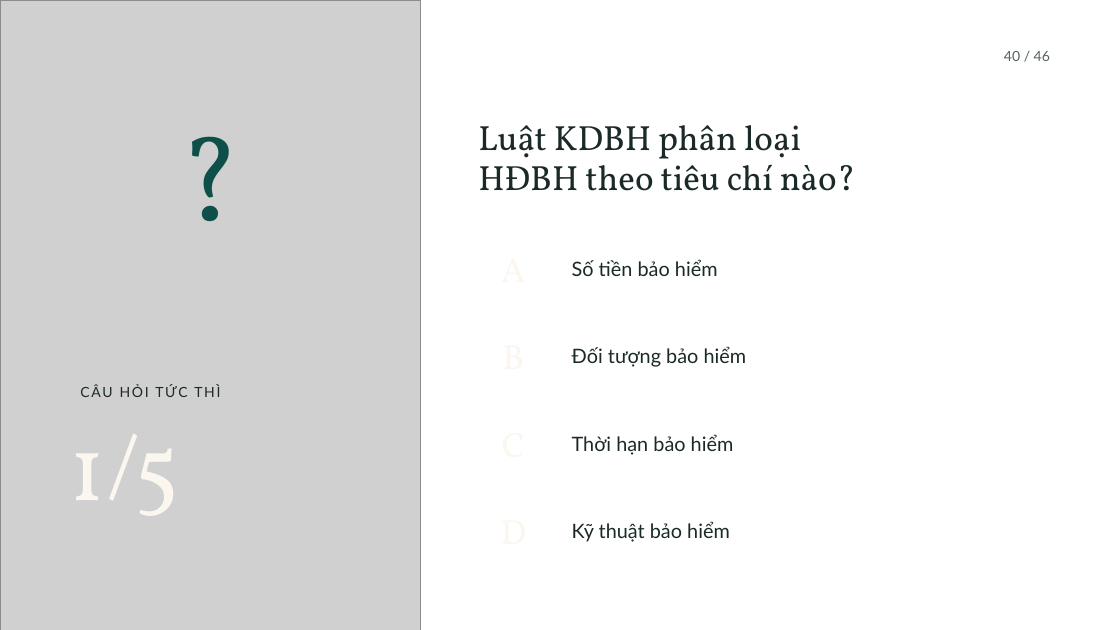
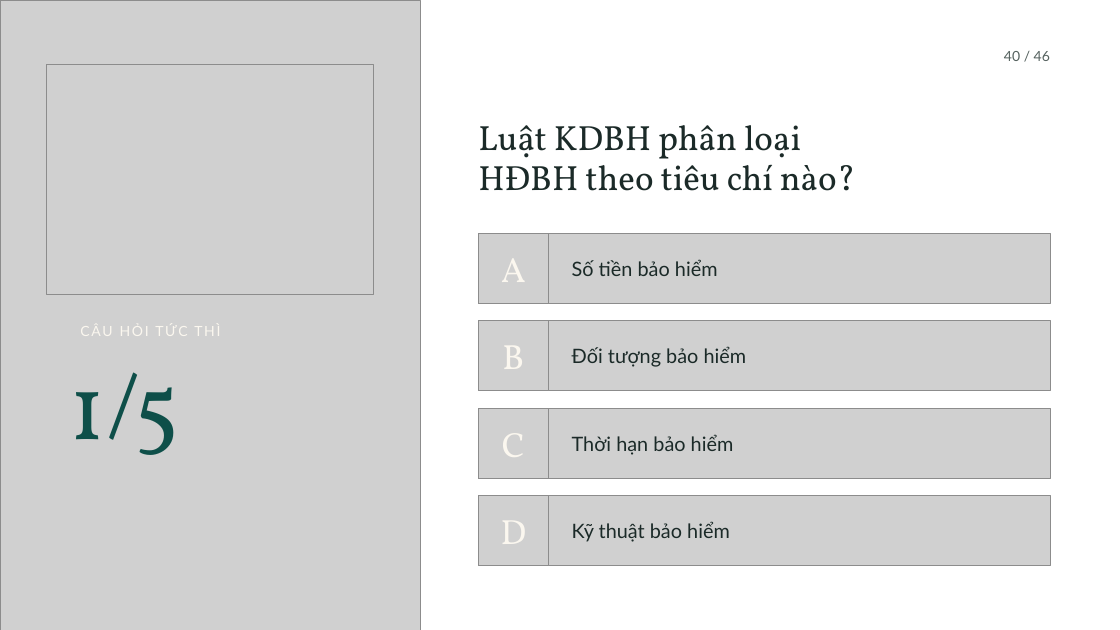
Before and after one commit to tranquanghaofake-dotcom/Law, a slide deck: slide 8 of docs/bai/ch3-bao-hiem-thuong-mai/mau-cong.pptx. Drawn at 1120x630 pixels with LibreOffice and Linux fonts; fonts in the diff are those of the drawing; grey boxes stand for pictures; background and template pictures are left out. Boxes give left, top, right and bottom in pixels: in the first picture for what was removed or moved away, otherwise in the second. Text is boxed around its words. In the diff, an @@ line names an element or a change of style, - is before the commit and + after.

```diff
--- a/docs/bai/ch3-bao-hiem-thuong-mai/mau-cong.pptx
+++ b/docs/bai/ch3-bao-hiem-thuong-mai/mau-cong.pptx
@@ picture added at [47,64,374,294] @@
@@ text removed at [117,98,303,258] @@
-?
@@ picture added at [478,234,1050,303] @@
@@ picture added at [478,234,548,303] @@
@@ text "CÂU HỎI TỨC THÌ": place and size @@
-text "CÂU HỎI TỨC THÌ" at [80,385,220,397]
+text "CÂU HỎI TỨC THÌ" at [80,326,220,336]
@@ text "CÂU HỎI TỨC THÌ" at [80,326,220,336]: text colour #1B2A28 to #FBF7EF @@
@@ picture added at [478,321,1050,391] @@
@@ picture added at [478,321,548,391] @@
@@ text "1/5": place and size @@
-text "1/5" at [70,434,180,515]
+text "1/5" at [70,372,180,455]
@@ text "1/5" at [70,372,180,455]: text colour #FBF7EF to #0E4F49 @@
@@ picture added at [478,408,1050,478] @@
@@ picture added at [478,408,548,478] @@
@@ picture added at [478,496,1050,565] @@
@@ picture added at [478,496,548,565] @@
```
Also in this commit, not shown: 7 other slides changed, 58 other files.
